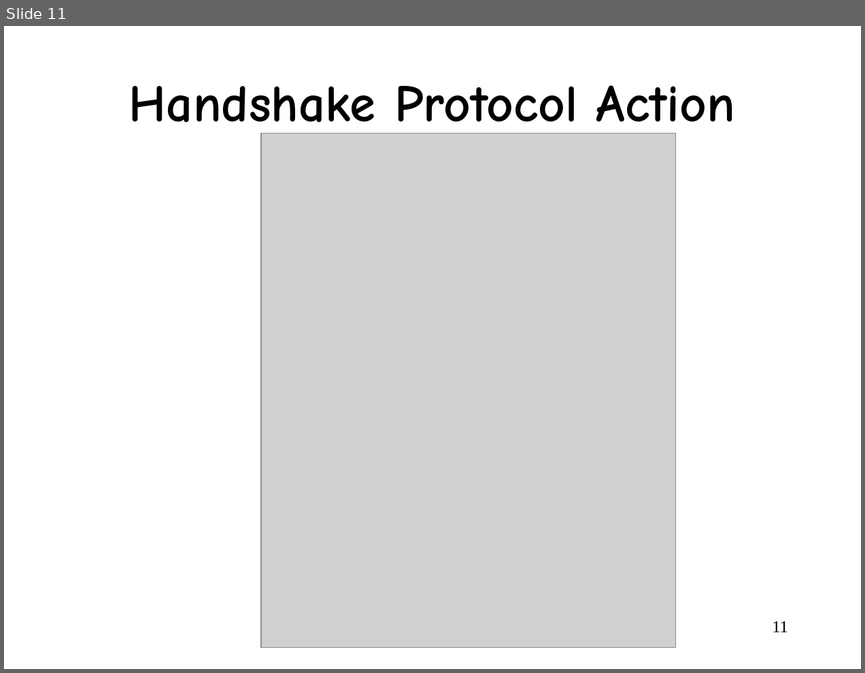
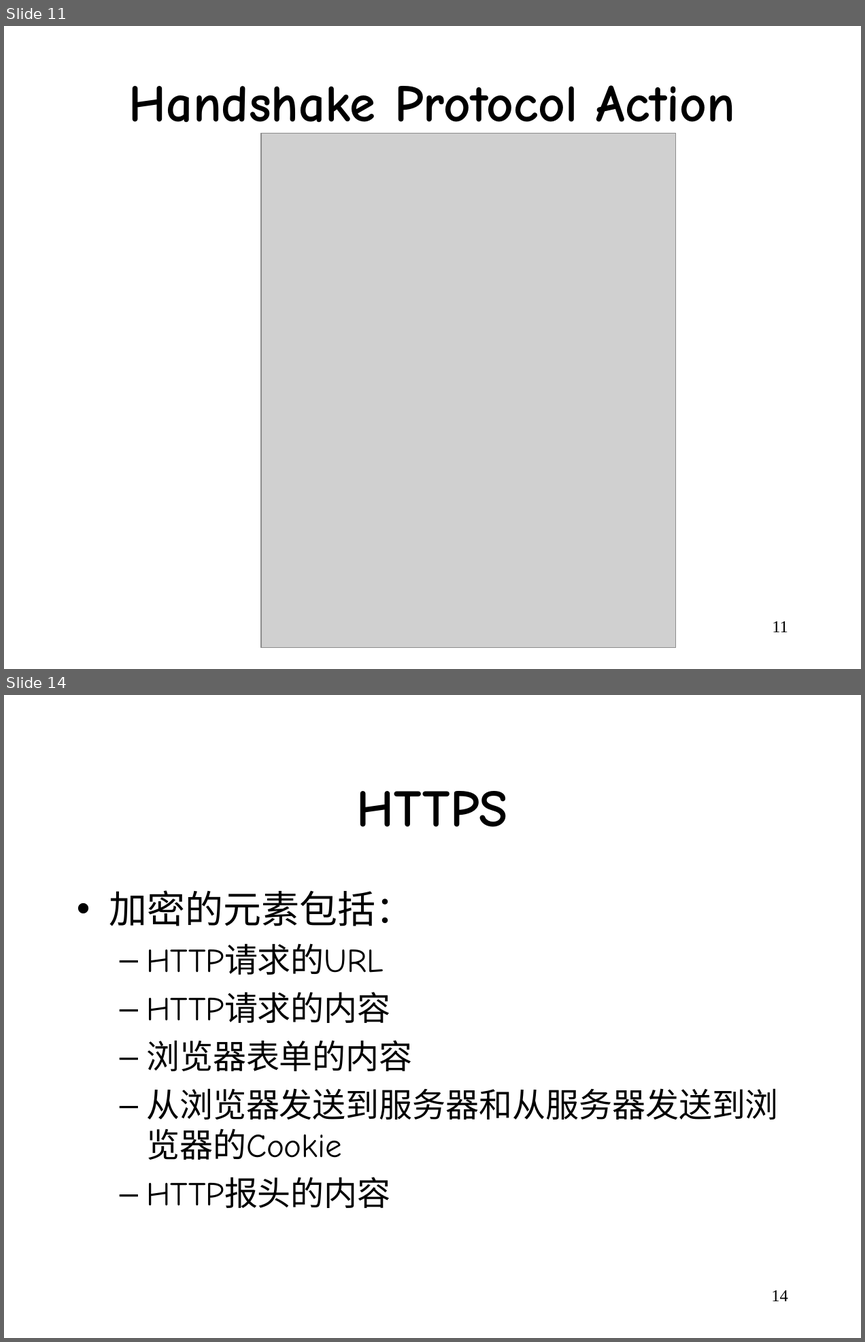
Before and after one commit to wangjin0818/Network_Security, a slide deck: week 08/Chapter 7.ppt. Shown one above the other, each under a label of ours: slide 11 before the commit, slides 11 and 14 after it; the slides between them are not shown. The pictures are 865x673 and 865x1342 pixels, drawn with LibreOffice and Linux fonts; fonts in the diff are those of the drawing; grey boxes stand for pictures. Boxes give left, top, right and bottom in pixels: in the first picture for what was removed or moved away, otherwise in the second. Text is boxed around its words. In the diff, an @@ line names an element or a change of style, - is before the commit and + after.

```diff
--- a/week 08/Chapter 7.ppt
+++ b/week 08/Chapter 7.ppt
@@ slide 14 added at [4,695,861,1338], background #FFFFFF @@
@@ title added at [357,791,508,827], 44 pt, text #000000, bold @@
+HTTPS
@@ text added at [109,890,779,1208], 28 pt, text #000000 @@
+• 加密的元素包括：
+  – HTTP请求的URL
+  – HTTP请求的内容
+  – 浏览器表单的内容
+  – 从浏览器发送到服务器和从服务器发送到浏览器的Cookie
+  – HTTP报头的内容
@@ page number added at [771,1290,788,1301], 14 pt, text #000000 @@
+14
```
Also in this commit, not shown: 1 slide changed, 17 other slides added, 10 slides removed.
